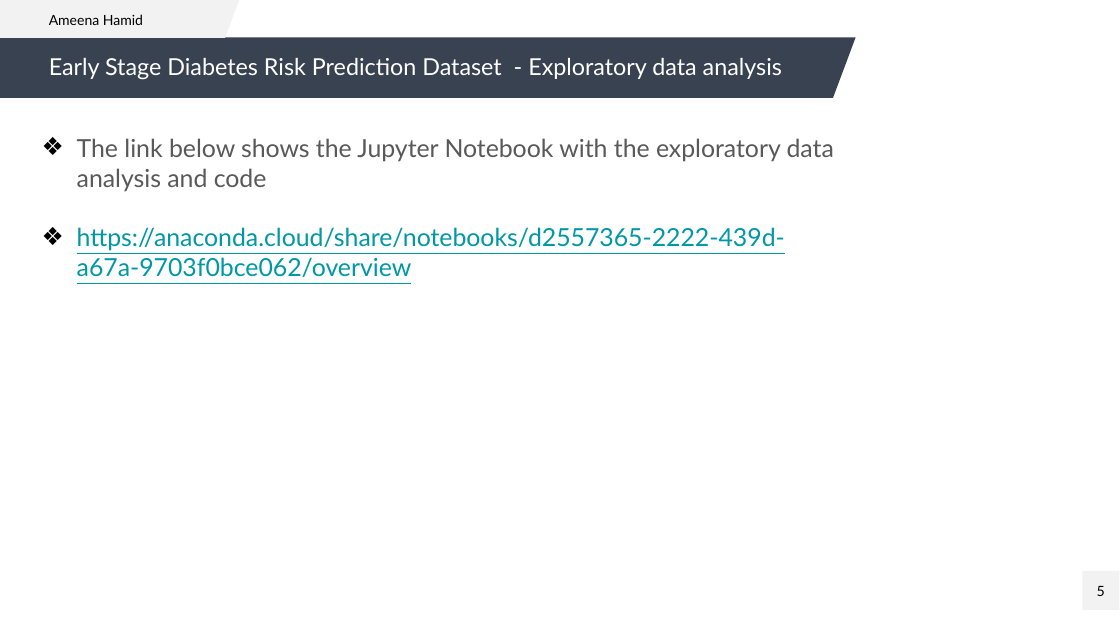
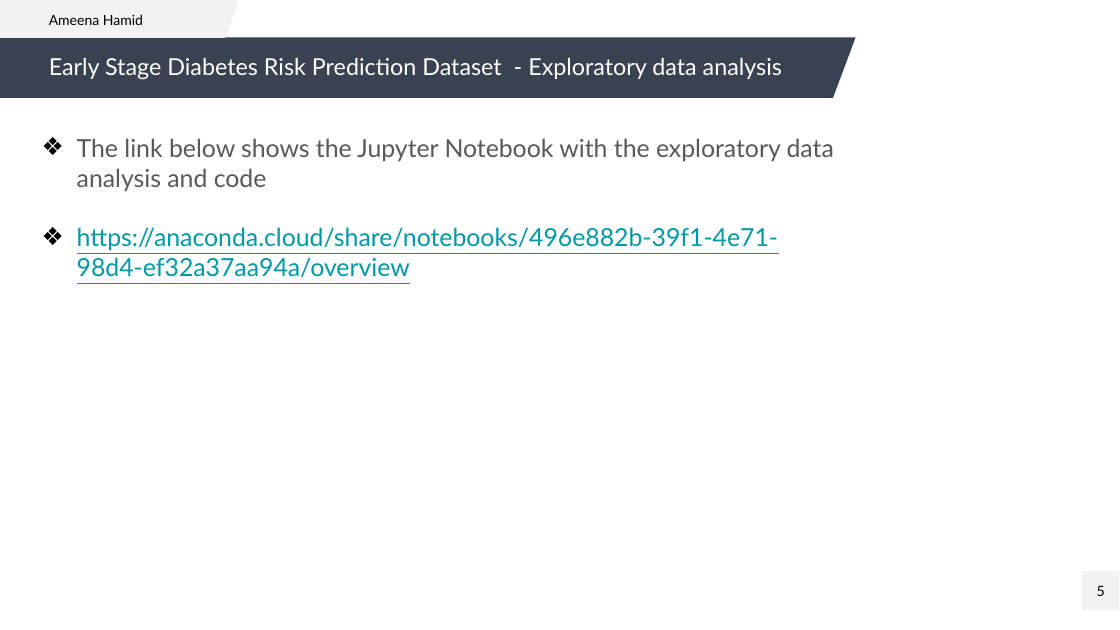
Before and after one commit to AmeenaHamid/Ameena_H, a slide deck: slide 5 of Data Portfolio.pptx. Drawn at 1120x630 pixels with LibreOffice and Linux fonts; fonts in the diff are those of the drawing; background and template pictures are left out. Boxes give left, top, right and bottom in pixels: in the first picture for what was removed or moved away, otherwise in the second. Text is boxed around its words. In the diff, an @@ line names an element or a change of style, - is before the commit and + after.

```diff
--- a/Data Portfolio.pptx
+++ b/Data Portfolio.pptx
@@ text at bbox=[77, 227, 778, 277]: text changed @@
-❖ https://anaconda.cloud/share/notebooks/d2557365-2222-439d-a67a-9703f0bce062/overview
+❖ https://anaconda.cloud/share/notebooks/496e882b-39f1-4e71-98d4-ef32a37aa94a/overview
```
Also in this commit, not shown: 1 other slide changed, 1 slide added.
